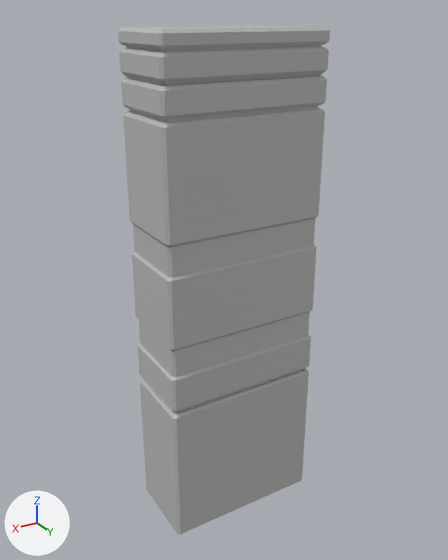
Two versions of the FBX model Havoc Hotel/Assets/HavocHotel/Meshes/Column_002_Large.fbx, one commit apart.
Both versions are drawn from a camera (50 mm lens) standing at (3.58, 5.43, 6.13) and looking at (-0.01, -0.56, 3.13). The lights are fixed; the arrows at lower left show +X, +Y and +Z. Where no turn or scale is listed for an object, it has been applied to the vertices.

Objects in the first picture: 'Column_001_Large'.
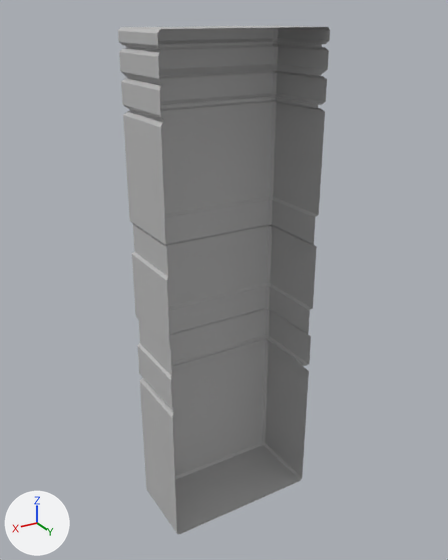
Pixel boxes [x1, y1, x2, y2] of what changed, in the pictures (448 x 560 px):
part 1 of me_mesh, deleted
    before: [157, 27, 330, 534]

What the commit changed:
me_mesh is used by ob_column_001_large; location (0.0, 0.0, 0.0).
me_mesh had 320 vertices, 322 faces and spanned x -1.0..1.0, y -1.0..0.0, z 0.0..6.0.
me_mesh now has 242 vertices, 202 faces and spans x -1.0..1.0, y -1.0..-0.03, z 0.0..6.0.
Part 1, on me_mesh:
78 vertices are removed from x -0.97..0.97, y -0.06..0.0, z 0.03..5.97.
120 faces are deleted.
